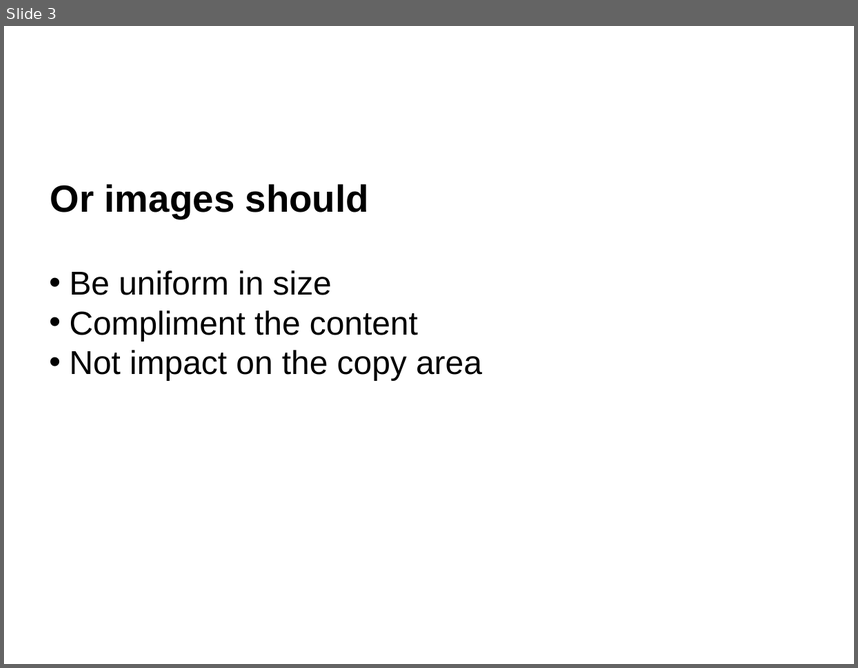
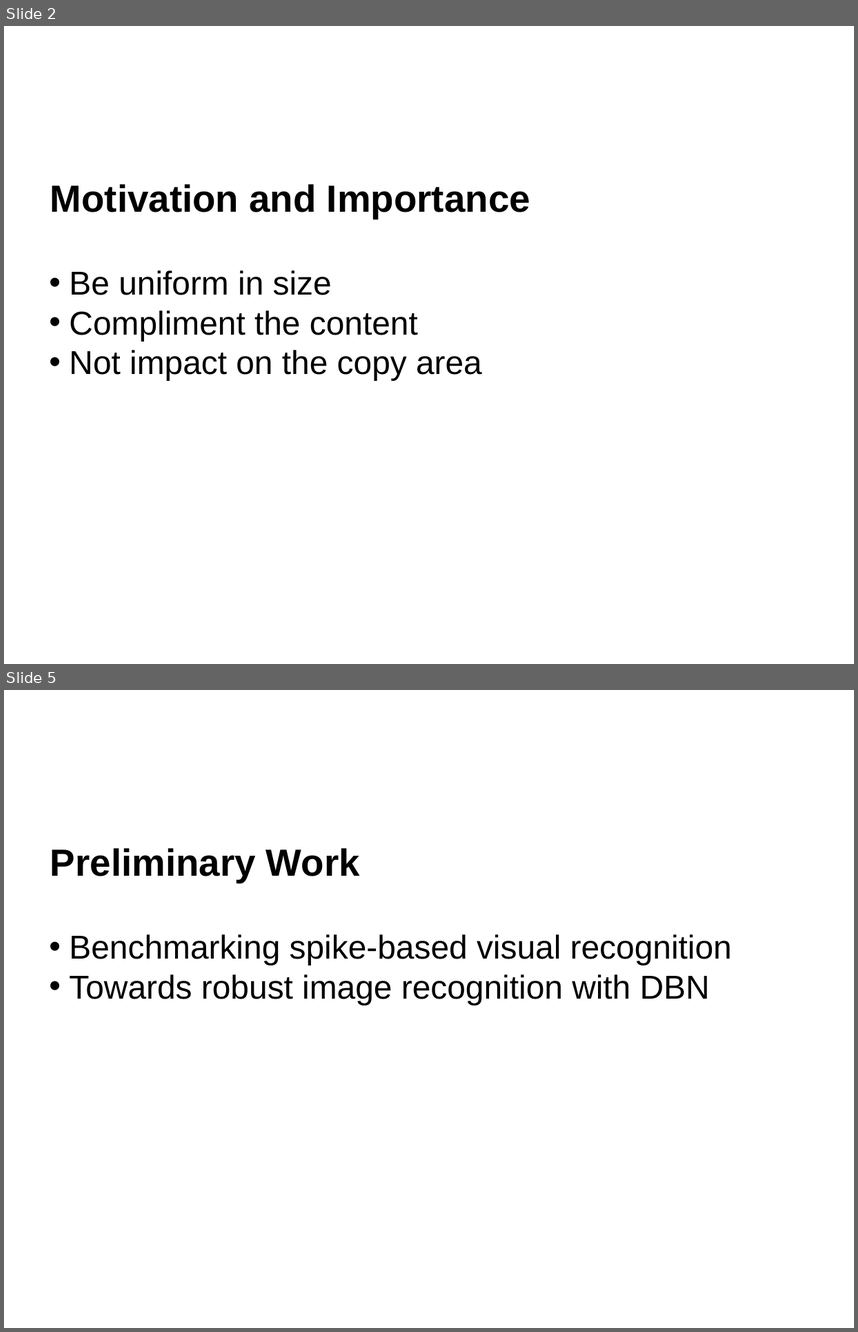
Before and after one commit to qian-liu/2nd_year_short_report, a slide deck: 2nd_year_int.pptx. Shown one above the other, each under a label of ours: slide 3 before the commit, slides 2 and 5 after it; the slides between them are not shown. The pictures are 858x668 and 858x1332 pixels, drawn with LibreOffice and Linux fonts; fonts in the diff are those of the drawing; background and template pictures are left out. Boxes give left, top, right and bottom in pixels: in the first picture for what was removed or moved away, otherwise in the second. Text is boxed around its words. In the diff, an @@ line names an element or a change of style, - is before the commit and + after.

```diff
--- a/2nd_year_int.pptx
+++ b/2nd_year_int.pptx
@@ slide 5 added at (4,690,854,1328), background #FFFFFF @@
@@ text added at (50,848,360,883), 32 pt, text #000000, bold @@
+Preliminary Work
@@ text added at (69,934,732,1005), 28 pt, text #000000 @@
+• Benchmarking spike-based visual recognition
+• Towards robust image recognition with DBN
@@ what was slide 3 is now slide 2 @@
@@ slide 2 changed as well @@
@@ text at (50,184,530,219): text changed @@
-Or images should
+Motivation and Importance
```
Also in this commit, not shown: 1 other slide changed, 8 other slides added, 2 slides removed, 41 other files.
